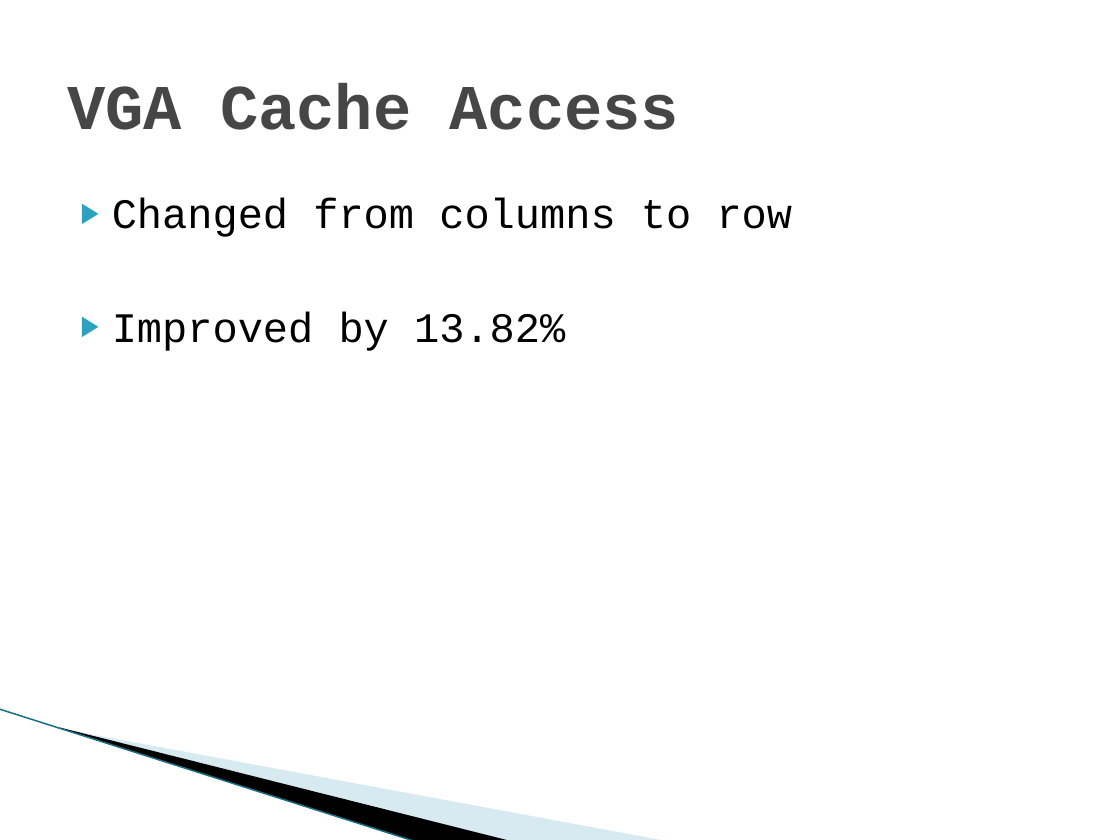
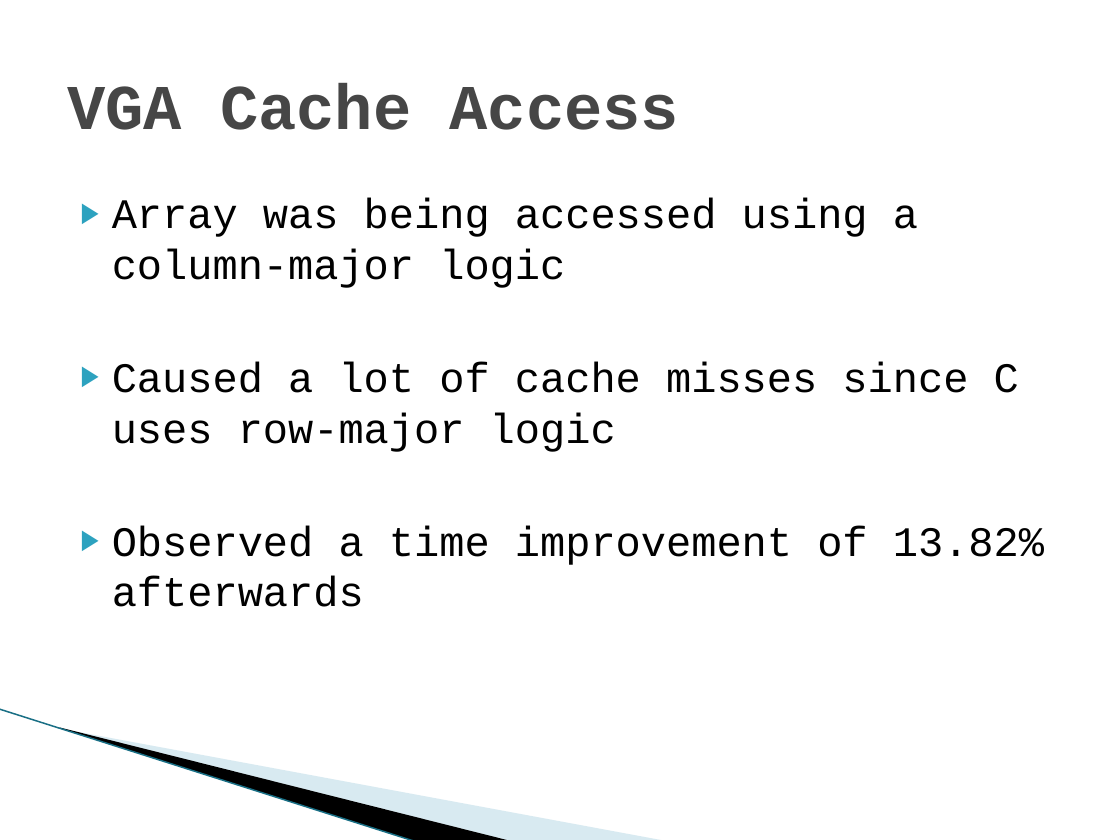
Before and after one commit to nz-Mark-Y/Object-Detection-SoC, a slide deck: slide 8 of documentation/Phase 3.pptx. Drawn at 1120x840 pixels with LibreOffice and Linux fonts; fonts in the diff are those of the drawing; background and template pictures are left out. Boxes give left, top, right and bottom in pixels: in the first picture for what was removed or moved away, otherwise in the second. Text is boxed around its words. In the diff, an @@ line names an element or a change of style, - is before the commit and + after.

```diff
--- a/documentation/Phase 3.pptx
+++ b/documentation/Phase 3.pptx
@@ text at [112,198,1044,607]: text changed @@
-▶ Changed from columns to row
-▶ Improved by 13.82%
+▶ Array was being accessed using a column-major logic
+▶ Caused a lot of cache misses since C uses row-major logic
+▶ Observed a time improvement of 13.82% afterwards
```
Also in this commit, not shown: 5 other slides changed.
